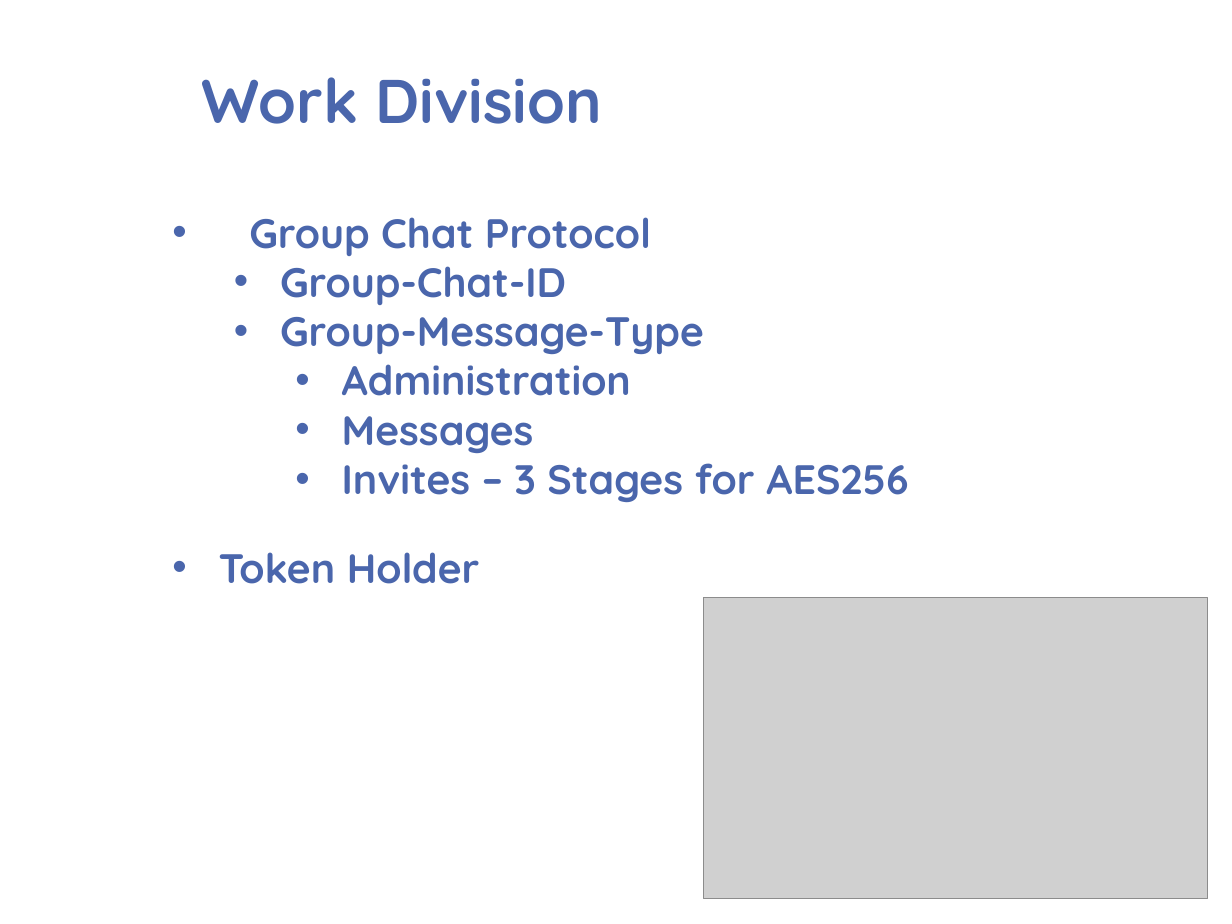
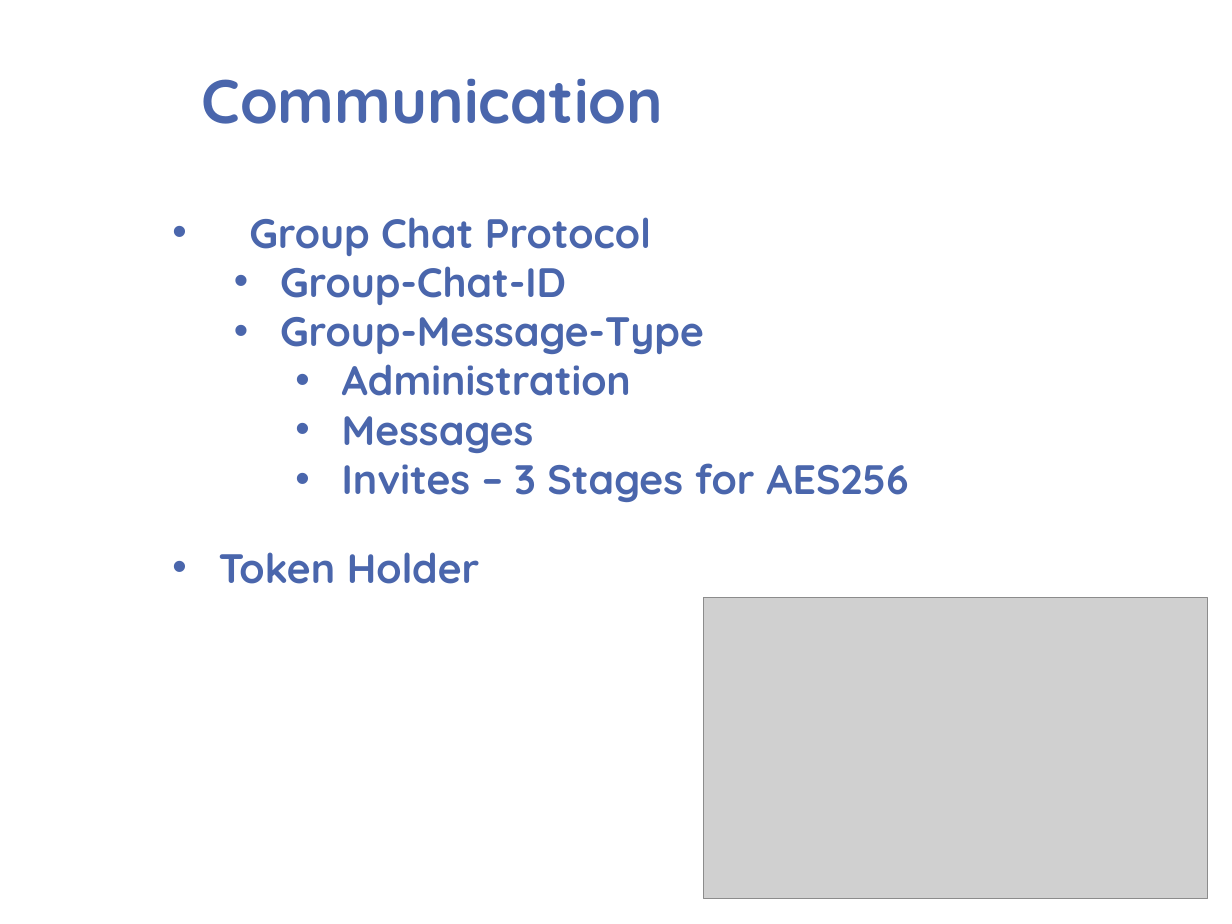
Before and after one commit to psengelke/linphone-android-group-chat, a slide deck: slide 5 of Project Documentation/Demos/Demo 04/Demo 04.pptx. Drawn at 1232x924 pixels with LibreOffice and Linux fonts; fonts in the diff are those of the drawing; grey boxes stand for pictures; background and template pictures are left out. Boxes give left, top, right and bottom in pixels: in the first picture for what was removed or moved away, otherwise in the second. Text is boxed around its words. In the diff, an @@ line names an element or a change of style, - is before the commit and + after.

```diff
--- a/Project Documentation/Demos/Demo 04/Demo 04.pptx
+++ b/Project Documentation/Demos/Demo 04/Demo 04.pptx
@@ title at (201, 78, 663, 124): text changed @@
-Work Division
+Communication
```
Also in this commit, not shown: 5 other slides changed.
